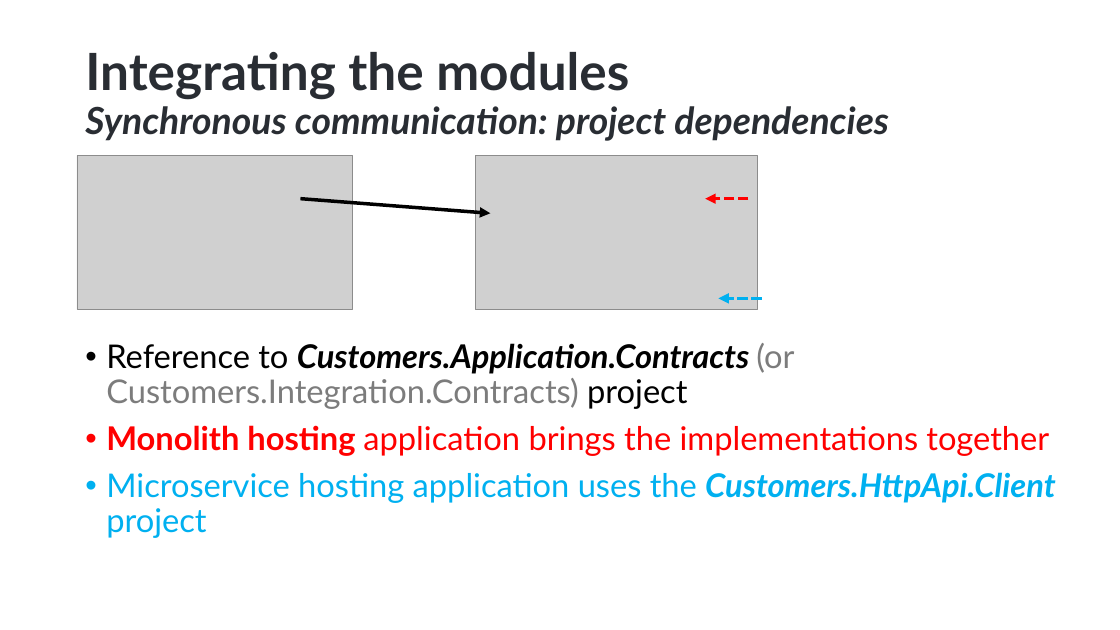
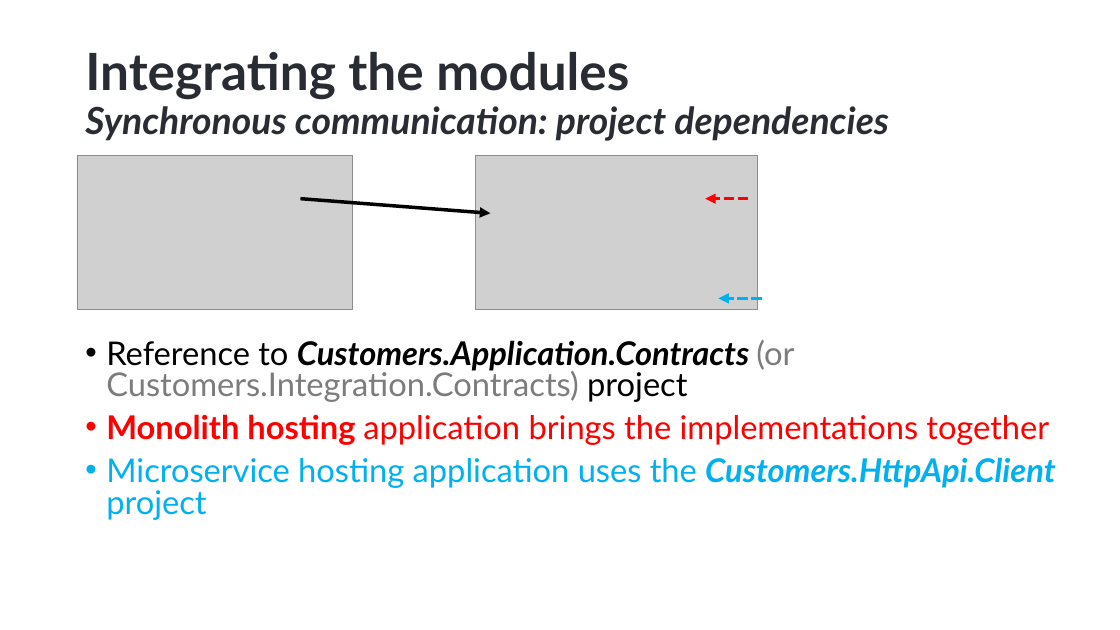
Before and after one commit to hikalkan/presentations, a slide deck: slide 26 of 2025-04-16 Roma Designing Monolith First For Microservices/Monolith First Presentation 1 - short.pptx (slide 29 before the commit). Drawn at 1120x630 pixels with LibreOffice and Linux fonts; fonts in the diff are those of the drawing; grey boxes stand for pictures; background and template pictures are left out. Boxes give left, top, right and bottom in pixels: in the first picture for what was removed or moved away, otherwise in the second. Text is boxed around its words. In the diff, an @@ line names an element or a change of style, - is before the commit and + after.

```diff
--- a/2025-04-16 Roma Designing Monolith First For Microservices/Monolith First Presentation 1 - short.pptx
+++ b/2025-04-16 Roma Designing Monolith First For Microservices/Monolith First Presentation 1 - short.pptx
@@ text "Reference to Customers.Application.Contracts (or Customers.I ..." at (106, 340, 1056, 520): line spacing 0.9 to 0.8 @@
```
Also in this commit, not shown: 3 other slides changed, 5 slides removed.
